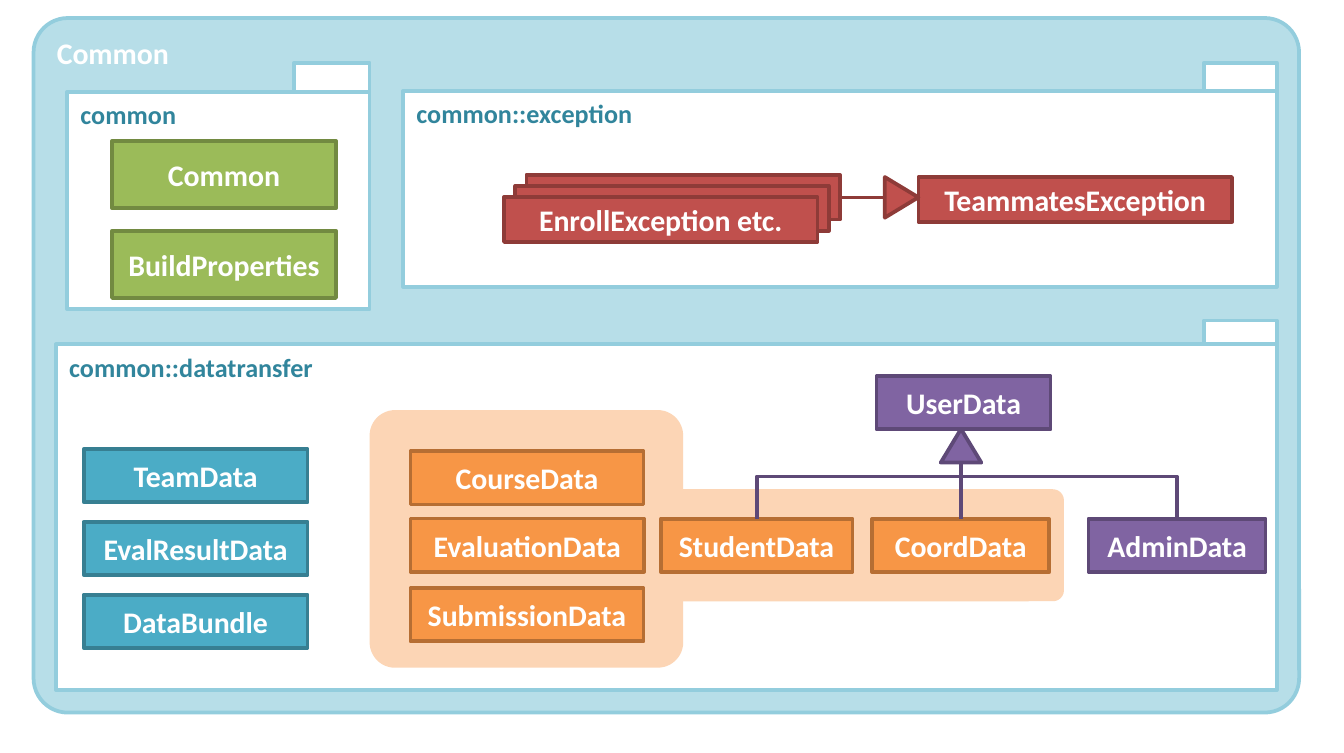
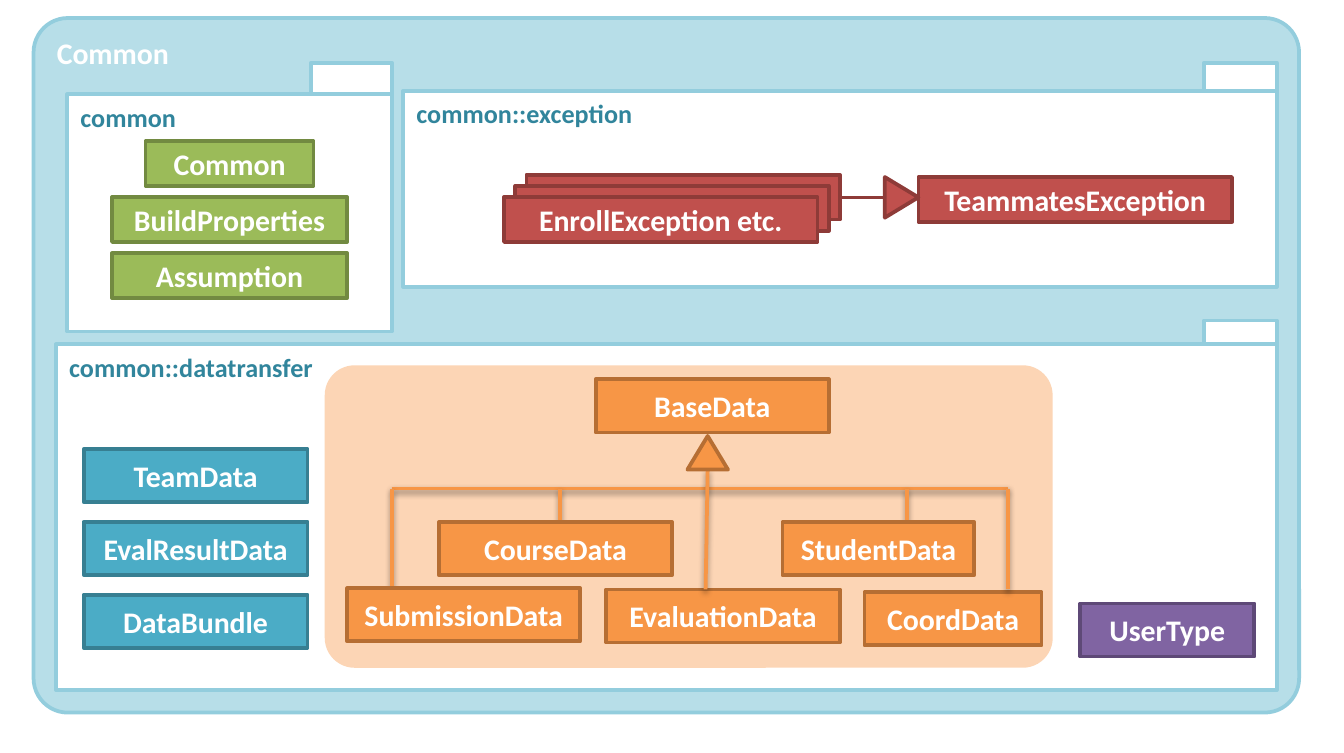
Before and after one commit to TEAMMATES/teammates, a slide deck: slide 1 of doc/diagrams/CommonComponent.pptx. Drawn at 1344x753 pixels with LibreOffice and Linux fonts; fonts in the diff are those of the drawing. Boxes give left, top, right and bottom in pixels: in the first picture for what was removed or moved away, otherwise in the second. Text is boxed around its words. In the diff, an @@ line names an element or a change of style, - is before the commit and + after.

```diff
--- a/doc/diagrams/CommonComponent.pptx
+++ b/doc/diagrams/CommonComponent.pptx
@@ rectangle: place and size @@
-rectangle at [294, 63, 370, 93]
+rectangle at [310, 63, 391, 95]
@@ rectangle "common": place and size @@
-rectangle "common" at [67, 91, 370, 309]
+rectangle "common" at [67, 94, 392, 331]
@@ rectangle "Common": place and size @@
-rectangle "Common" at [112, 141, 336, 208]
+rectangle "Common" at [145, 141, 313, 185]
@@ rectangle "BuildProperties": place and size @@
-rectangle "BuildProperties" at [112, 231, 336, 298]
+rectangle "BuildProperties" at [112, 198, 347, 242]
@@ rectangle added at [112, 253, 347, 297], fill #9BBB59, outline #738A42 2 pt, 16 pt, text #FFFFFF, bold @@
+Assumption
@@ rounded rectangle: place and size @@
-rounded rectangle at [370, 410, 683, 668]
+rounded rectangle at [325, 366, 1054, 668]
@@ rectangle added at [595, 379, 828, 433], fill #F79646, outline #B76F34 2 pt, 16 pt, text #FFFFFF, bold @@
+BaseData
@@ rectangle removed at [876, 376, 1051, 430] @@
-UserData
@@ triangle added at [687, 435, 727, 469], fill #F79646, outline #B76F34 2 pt @@
@@ triangle removed at [941, 429, 981, 462] @@
@@ line added from (706, 589) to (708, 469), #F79646 2 pt @@
@@ elbow line removed from (961, 462) to (757, 519) @@
@@ elbow line removed from (961, 519) to (961, 462) @@
@@ elbow line removed from (1177, 519) to (961, 462) @@
@@ elbow line added from (392, 488) to (1008, 488), #F79646 2 pt @@
@@ line added from (392, 589) to (392, 488), #F79646 2 pt @@
@@ line added from (560, 521) to (560, 488), #F79646 2 pt @@
@@ rounded rectangle removed at [649, 489, 1063, 601] @@
@@ line added from (907, 521) to (907, 488), #F79646 2 pt @@
@@ line added from (1008, 589) to (1008, 488), #F79646 2 pt @@
@@ rectangle "CourseData": place and size @@
-rectangle "CourseData" at [410, 452, 642, 505]
+rectangle "CourseData" at [439, 521, 672, 575]
@@ rectangle "StudentData": place and size @@
-rectangle "StudentData" at [661, 519, 853, 573]
+rectangle "StudentData" at [782, 521, 974, 575]
@@ rectangle removed at [1089, 519, 1266, 573] @@
-AdminData
@@ rectangle "SubmissionData": place and size @@
-rectangle "SubmissionData" at [410, 589, 642, 642]
+rectangle "SubmissionData" at [347, 589, 579, 642]
@@ rectangle "EvaluationData": place and size @@
-rectangle "EvaluationData" at [410, 519, 644, 573]
+rectangle "EvaluationData" at [606, 589, 840, 642]
@@ rectangle "CoordData": place and size @@
-rectangle "CoordData" at [872, 519, 1050, 573]
+rectangle "CoordData" at [864, 591, 1042, 645]
@@ rectangle added at [1081, 603, 1255, 657], fill #8064A2, outline #5F4A78 2 pt, 16 pt, text #FFFFFF, bold @@
+UserType
```
Also in this commit, not shown: 15 other files.
